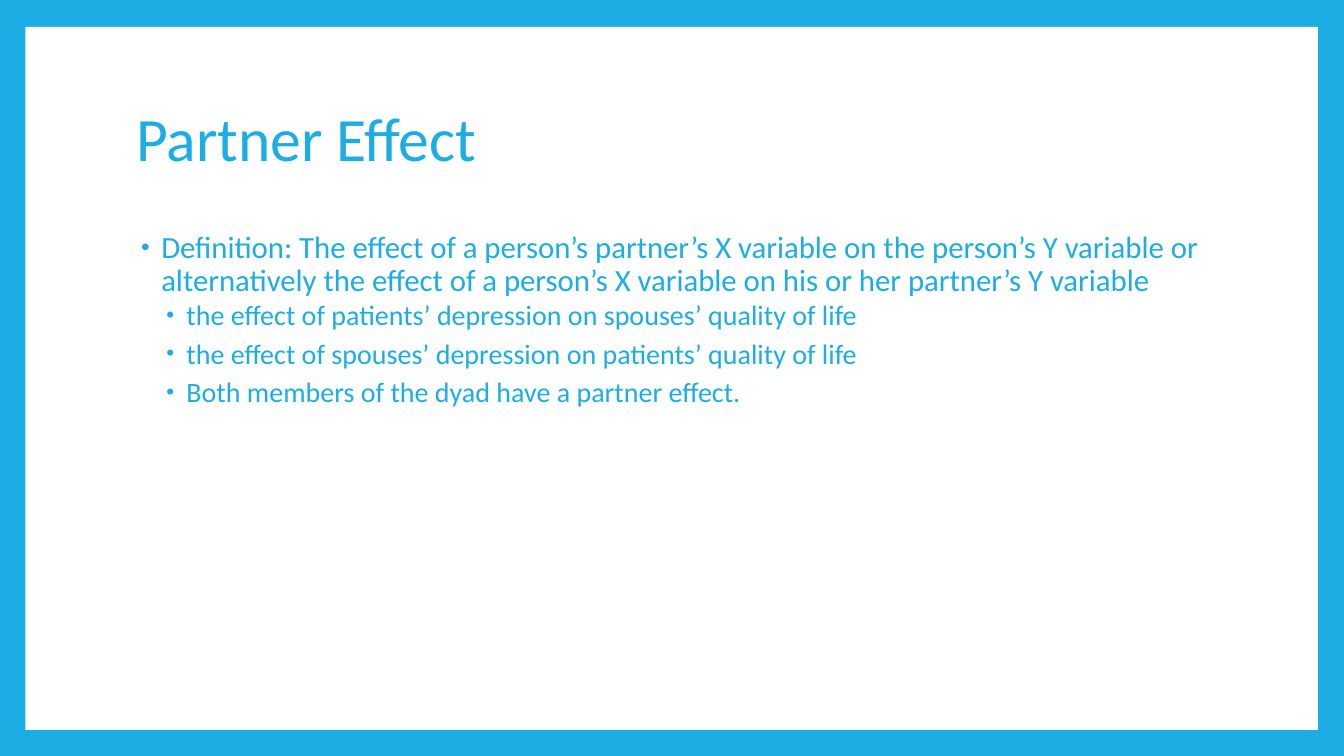
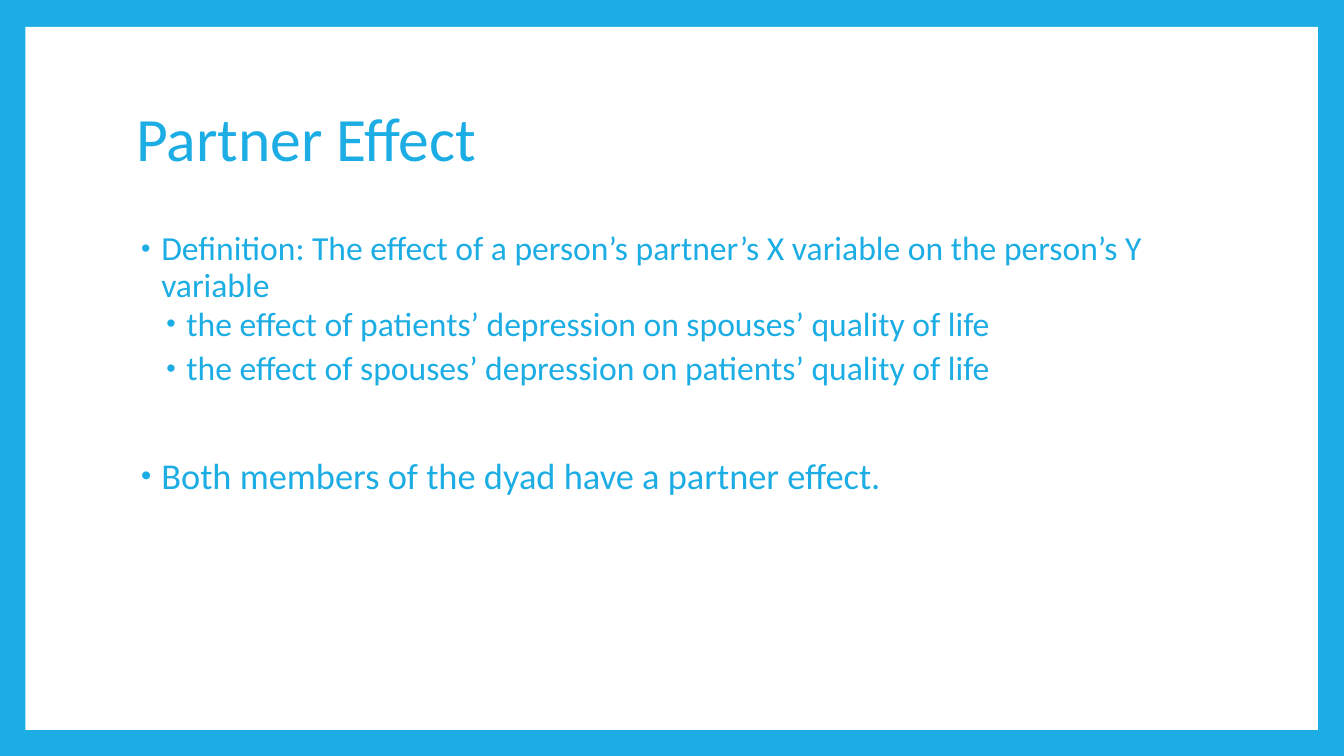
Before and after one commit to RandiLGarcia/2day-dyad-workshop, a slide deck: slide 44 of Day 1/Lecture Slides/Day 1 Slides.pptx (slide 48 before the commit). Drawn at 1344x756 pixels with LibreOffice and Linux fonts; fonts in the diff are those of the drawing. Boxes give left, top, right and bottom in pixels: in the first picture for what was removed or moved away, otherwise in the second. Text is boxed around its words. In the diff, an @@ line names an element or a change of style, - is before the commit and + after.

```diff
--- a/Day 1/Lecture Slides/Day 1 Slides.pptx
+++ b/Day 1/Lecture Slides/Day 1 Slides.pptx
@@ text at box(161, 236, 1141, 298): text changed; size 22 to 24 pt @@
-• Definition: The effect of a person’s partner’s X variable on the person’s Y variable or alternatively the effect of a person’s X variable on his or her partner’s Y variable
+• Definition: The effect of a person’s partner’s X variable on the person’s Y variable
@@ text at box(161, 312, 990, 495): size 20 to 24 pt in "the effect of patients’ depression on spouses’ ...", "the effect of spouses’ depression on patients’ ..."; size 20 to 26 pt in "Both members of the dyad have a ..."; list level 2 to 1 in "Both members of the dyad ..." @@
```
Also in this commit, not shown: 25 other slides changed, 4 slides added, 9 slides removed, 7 other files.
